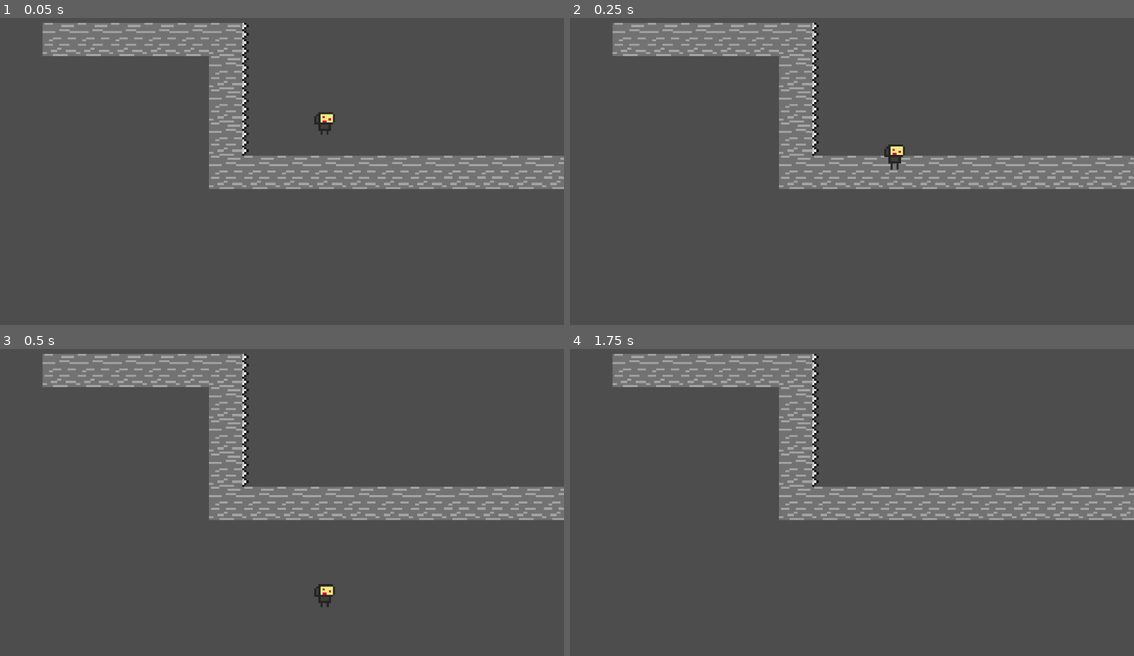
Above: before the commit, frames 1-4 (two rows, left to right).
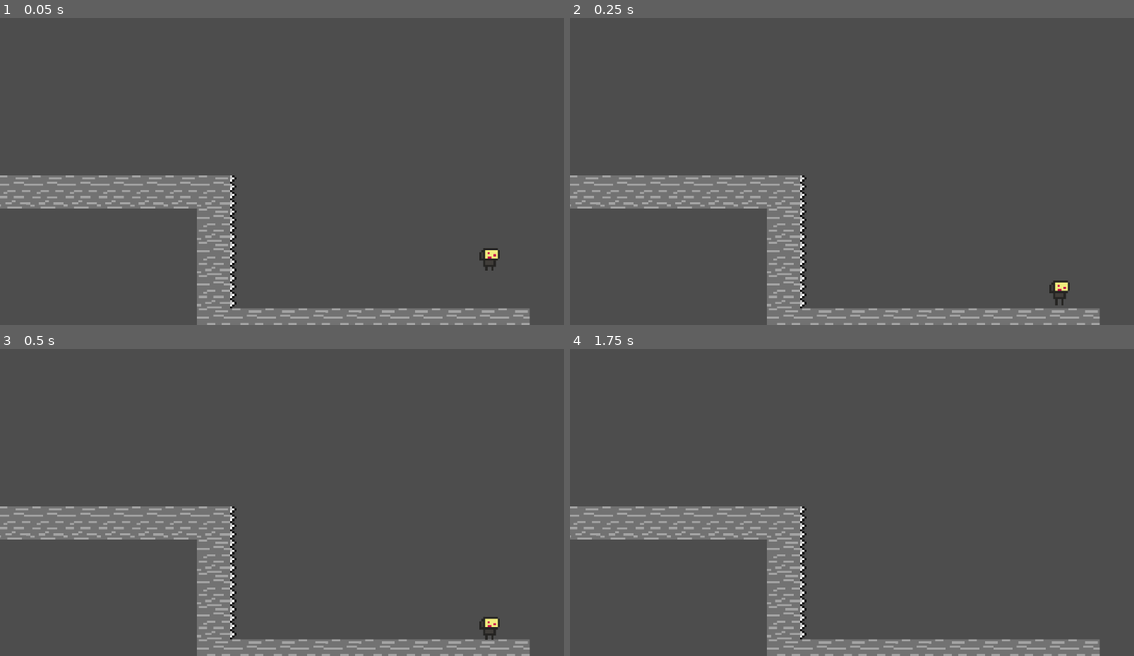
Above: after the commit, the same moments.

Repository: arcality/Built-to-Scale-GMTK-2024
Game: Godot game, scene res://scenes/main.tscn
The game is run twice, just before and just after one commit, with the same random seed, the same clock (stepped at 60 frames per second) and the same inputs. The engine's default icon, where the game draws it, is replaced by a stand-in: a white triangle on a blue panel in a dark square.
Inputs:
- Up to frame 1 (0.05 s): no input
- Up to frame 2 (0.25 s): no input
- Up to frame 3 (0.5 s): no input
- Up to frame 4 (1.75 s): hold D (move_right) from 0.53 s (still down); tap Space (jump) at 0.77, 1.52 s

The runs differ from the first frame. In frame 1, 23% of the frame differs, in the area x 0-100%, y 1-100%; in frame 2, 23%; in frame 3, 23%; in frame 4, 22%.

Commit message:
added working spikes and respawn

Diff:
--- a/scenes/levels/level_one.tscn
+++ b/scenes/levels/level_one.tscn
@@ -18,6 +18,7 @@
 0:0/0 = 0
 0:0/0/physics_layer_0/linear_velocity = Vector2(0, 0)
 0:0/0/physics_layer_0/angular_velocity = 0.0
+0:0/0/physics_layer_0/polygon_0/points = PackedVector2Array(-8, -8, 8, -8, 8, 8, -8, 8)
 0:0/0/physics_layer_1/linear_velocity = Vector2(0, 0)
 0:0/0/physics_layer_1/angular_velocity = 0.0
 1:0/0 = 0
@@ -25,21 +26,25 @@
 1:0/0/physics_layer_0/angular_velocity = 0.0
 1:0/0/physics_layer_1/linear_velocity = Vector2(0, 0)
 1:0/0/physics_layer_1/angular_velocity = 0.0
+1:0/0/physics_layer_1/polygon_0/points = PackedVector2Array(-8, 5, 8, 5, 8, 8, -8, 8)
 2:0/0 = 0
 2:0/0/physics_layer_0/linear_velocity = Vector2(0, 0)
 2:0/0/physics_layer_0/angular_velocity = 0.0
 2:0/0/physics_layer_1/linear_velocity = Vector2(0, 0)
 2:0/0/physics_layer_1/angular_velocity = 0.0
+2:0/0/physics_layer_1/polygon_0/points = PackedVector2Array(-5, -8, -5, 8, -8, 8, -8, -8)
 3:0/0 = 0
 3:0/0/physics_layer_0/linear_velocity = Vector2(0, 0)
 3:0/0/physics_layer_0/angular_velocity = 0.0
 3:0/0/physics_layer_1/linear_velocity = Vector2(0, 0)
 3:0/0/physics_layer_1/angular_velocity = 0.0
+3:0/0/physics_layer_1/polygon_0/points = PackedVector2Array(8, -5, -8, -5, -8, -8, 8, -8)
 4:0/0 = 0
 4:0/0/physics_layer_0/linear_velocity = Vector2(0, 0)
 4:0/0/physics_layer_0/angular_velocity = 0.0
 4:0/0/physics_layer_1/linear_velocity = Vector2(0, 0)
 4:0/0/physics_layer_1/angular_velocity = 0.0
+4:0/0/physics_layer_1/polygon_0/points = PackedVector2Array(5, 8, 5, -8, 8, -8, 8, 8)
 
 [sub_resource type="TileSet" id="TileSet_f3q0e"]
 physics_layer_0/collision_layer = 1
@@ -51,6 +56,7 @@
 [node name="LevelOne" type="Node2D"]
 
 [node name="CollisionTiles" type="TileMap" parent="."]
+visible = false
 texture_filter = 1
 scale = Vector2(4.25, 4.25)
 tile_set = SubResource("TileSet_qwmim")
@@ -61,4 +67,4 @@
 scale = Vector2(4.25, 4.25)
 tile_set = SubResource("TileSet_f3q0e")
 format = 2
-layer_0/tile_data = PackedInt32Array(-65536, 131072, 0, -131072, 131072, 0, -196608, 131072, 0, -262144, 131072, 0)
+layer_0/tile_data = PackedInt32Array(131070, 0, 0, 196606, 0, 0, 262142, 0, 0, 131071, 131072, 0, 196607, 131072, 0, 262143, 131072, 0, 131064, 0, 0, 131065, 0, 0, 131066, 0, 0, 131067, 0, 0, 131068, 0, 0, 131069, 0, 0, 327678, 0, 0, 393214, 0, 0, 327679, 131072, 0, 393215, 0, 0, 327680, 0, 0, 327681, 0, 0, 327682, 0, 0, 327683, 0, 0, 327684, 0, 0, 327685, 0, 0, 327686, 0, 0, 327687, 0, 0)
--- a/scenes/main.tscn
+++ b/scenes/main.tscn
@@ -1,16 +1,19 @@
-[gd_scene load_steps=4 format=3 uid="uid://v30ilrrghva1"]
+[gd_scene load_steps=5 format=3 uid="uid://v30ilrrghva1"]
 
 [ext_resource type="PackedScene" uid="uid://dujgkqlppnd1d" path="res://scenes/temp_terrain.tscn" id="1_k1u6s"]
+[ext_resource type="Script" path="res://scripts/main.gd" id="1_rv8ac"]
 [ext_resource type="PackedScene" uid="uid://dol4ikt2xc18v" path="res://scenes/player.tscn" id="2_tyjf3"]
 [ext_resource type="PackedScene" uid="uid://3aqhs86jpg2f" path="res://scenes/levels/level_one.tscn" id="3_723ci"]
 
 [node name="Main" type="Node"]
+script = ExtResource("1_rv8ac")
 
 [node name="TempTerrain" parent="." instance=ExtResource("1_k1u6s")]
+visible = false
 position = Vector2(298, 1249)
 
 [node name="LevelOne" parent="." instance=ExtResource("3_723ci")]
-position = Vector2(495, 302)
+position = Vector2(538, 274)
 
 [node name="Player" parent="." instance=ExtResource("2_tyjf3")]
 position = Vector2(663, 222)
--- a/scenes/player.tscn
+++ b/scenes/player.tscn
@@ -1,8 +1,9 @@
-[gd_scene load_steps=25 format=3 uid="uid://dol4ikt2xc18v"]
+[gd_scene load_steps=27 format=3 uid="uid://dol4ikt2xc18v"]
 
 [ext_resource type="Script" path="res://scripts/player.gd" id="1_vscu2"]
 [ext_resource type="Script" path="res://scripts/state-machine/FiniteStateMachine.gd" id="2_51co4"]
 [ext_resource type="Texture2D" uid="uid://bxo4s0j7t03x0" path="res://assets/sprites/player/robot-Idle.png" id="2_hyccr"]
+[ext_resource type="Script" path="res://scripts/hurtbox.gd" id="2_p74e7"]
 [ext_resource type="Texture2D" uid="uid://b528mqj26t1nn" path="res://assets/sprites/player/robot-Running.png" id="3_s2yyi"]
 [ext_resource type="Script" path="res://scripts/state-machine/idle.gd" id="4_oixml"]
 [ext_resource type="Script" path="res://scripts/state-machine/running.gd" id="5_4wmna"]
@@ -14,6 +15,9 @@
 [ext_resource type="Script" path="res://scripts/state-machine/climbing.gd" id="11_ovs1m"]
 [ext_resource type="Script" path="res://scripts/state-machine/umbrellaing.gd" id="12_4wbyi"]
 [ext_resource type="Script" path="res://scripts/state-machine/death.gd" id="13_u5nog"]
+
+[sub_resource type="RectangleShape2D" id="RectangleShape2D_jh4is"]
+size = Vector2(28, 51)
 
 [sub_resource type="RectangleShape2D" id="RectangleShape2D_bn55i"]
 size = Vector2(40, 72.8571)
@@ -92,6 +96,14 @@
 active_jetpack_state = "umbrellaing"
 active_arm_state = "walljumping"
 
+[node name="Hurtbox" type="Area2D" parent="."]
+collision_mask = 4
+script = ExtResource("2_p74e7")
+
+[node name="CollisionShape2D" type="CollisionShape2D" parent="Hurtbox"]
+position = Vector2(0, 7.5)
+shape = SubResource("RectangleShape2D_jh4is")
+
 [node name="CollisionShape2D" type="CollisionShape2D" parent="."]
 position = Vector2(0, 7.5)
 scale = Vector2(0.7, 0.7)
@@ -152,4 +164,5 @@
 target_position = Vector2(-26, 0)
 hit_from_inside = true
 
+[connection signal="body_entered" from="Hurtbox" to="Hurtbox" method="_on_body_entered"]
 [connection signal="timeout" from="FiniteStateMachine/Dashing/Timer" to="FiniteStateMachine/Dashing" method="_on_timer_timeout"]
--- /dev/null
+++ b/scripts/hurtbox.gd
@@ -0,0 +1,7 @@
+extends Area2D
+
+
+
+func _on_body_entered(body):
+	print(body)
+	$"../FiniteStateMachine".force_change_state("death")
--- a/scenes/main.gd
+++ b/scripts/main.gd
@@ -1,9 +1,12 @@
 extends Node
 
+var level_spawns = {"LevelOne":Vector2(1000,500)}
 
 # Called when the node enters the scene tree for the first time.
 func _ready():
-	pass # Replace with function body.
+	$Player.position = level_spawns["LevelOne"]
+	$Player.spawn_position = level_spawns["LevelOne"]
+
 
 
 # Called every frame. 'delta' is the elapsed time since the previous frame.
--- a/scripts/state-machine/death.gd
+++ b/scripts/state-machine/death.gd
@@ -3,12 +3,13 @@
 var player : Player
 
 func Enter():
-	pass
+	player = owner
 
 
 
 func Update(_delta:float):
-	pass
+	player.position = player.spawn_position
+	state_transition.emit(self, "idle")
 
 
 
